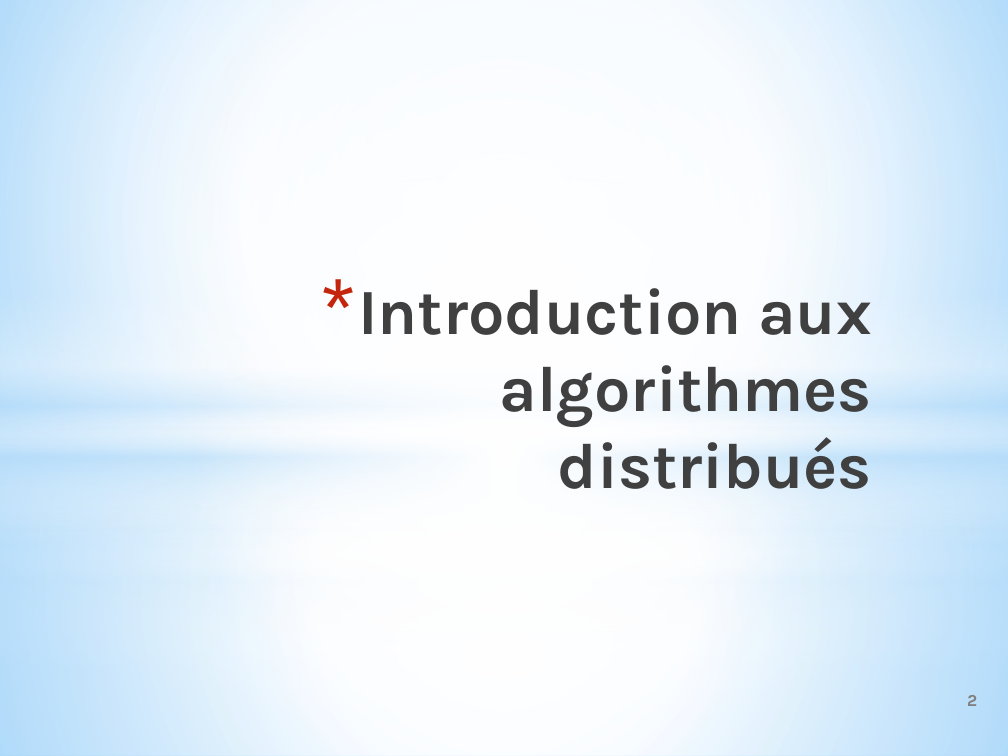
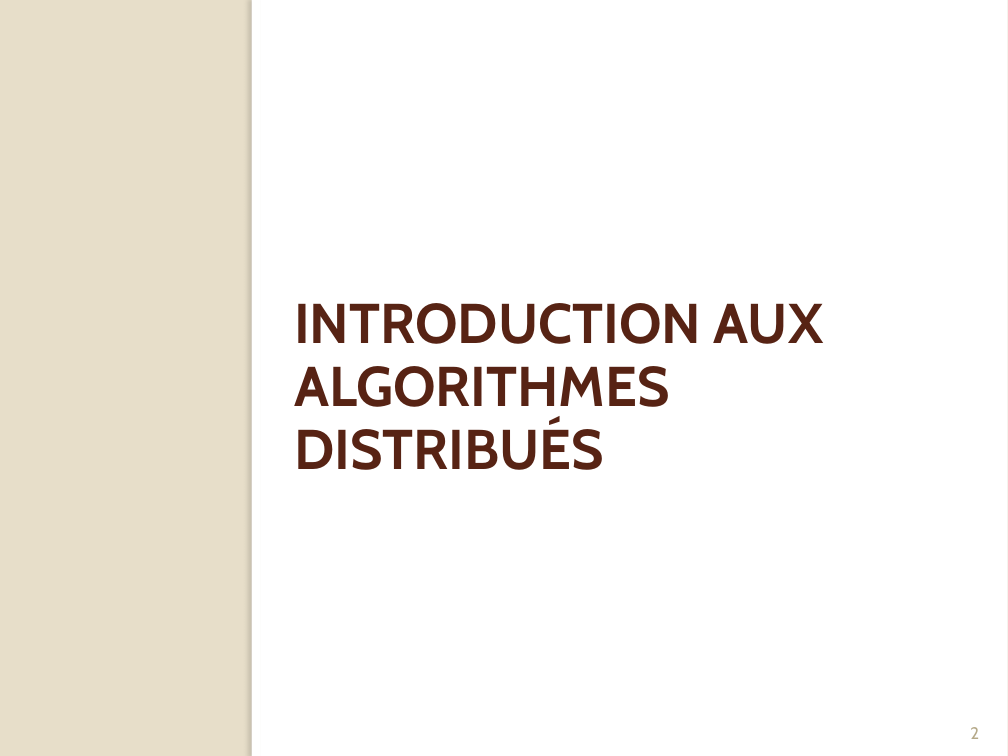
Before and after one commit to Origraena/moca, a slide deck: slide 3 of fmin212/Presentation/presAlgoDist.pptx. Drawn at 1008x756 pixels with LibreOffice and Linux fonts; fonts in the diff are those of the drawing. Boxes give left, top, right and bottom in pixels: in the first picture for what was removed or moved away, otherwise in the second. Text is boxed around its words. In the diff, an @@ line names an element or a change of style, - is before the commit and + after.

```diff
--- a/fmin212/Presentation/presAlgoDist.pptx
+++ b/fmin212/Presentation/presAlgoDist.pptx
@@ background gradient #9ED5FF to #FFFFFF to #5BB9FF to #E7DEC9 @@
@@ ellipse removed at [0, 27, 1008, 739] @@
@@ rectangle removed at [0, 0, 1008, 426] @@
@@ rectangle: place and size @@
-rectangle at [0, 0, 1008, 562]
+rectangle at [252, 0, 1008, 756]
@@ rectangle at [252, 0, 1008, 756]: fill gradient #FFFFFF to #B4DCFA to #FFFFFF @@
@@ rectangle added at [252, 0, 260, 756], fill #FFFFFF @@
@@ ellipse removed at [0, 176, 1008, 739] @@
@@ rectangle removed at [0, 292, 1008, 544] @@
@@ title "INTRODUCTION AUX ALGORITHMES DISTRIBUÉS" at [294, 303, 823, 470]: vertical alignment bottom to top @@
@@ title at [294, 303, 823, 470]: text changed; size 46 to 40 pt; font Karla to Cabin; text colour gradient #000000 to #404040 to #212745 to #572314 @@
-* Introduction aux algorithmes distribués
+INTRODUCTION AUX ALGORITHMES DISTRIBUÉS
@@ rectangle removed at [0, 415, 1008, 667] @@
@@ rectangle removed at [0, 426, 1008, 756] @@
@@ rectangle removed at [0, 562, 1008, 756] @@
@@ page number: place and size @@
-page number at [967, 695, 977, 706]
+page number at [970, 727, 979, 739]
@@ page number at [970, 727, 979, 739]: font Karla to Cabin, text colour #808080 to #B6A98A, bold off; alignment right to centre; vertical alignment middle to bottom @@
```
Also in this commit, not shown: 14 other slides changed, 4 slides added.
